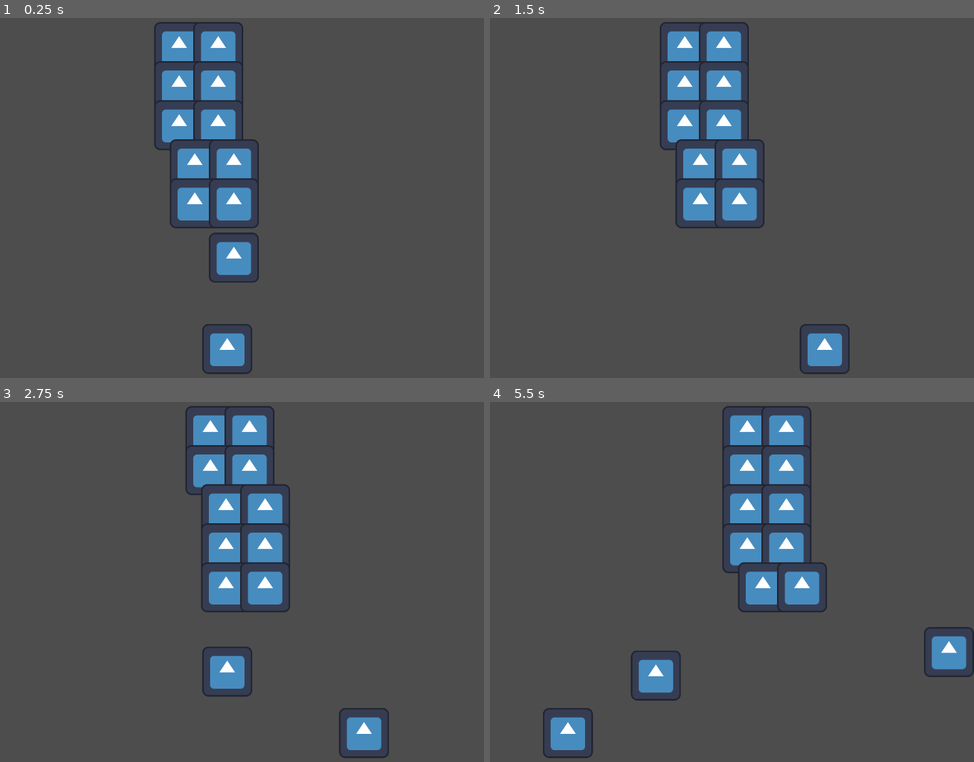
Above: before the commit, frames 1-4 (two rows, left to right).
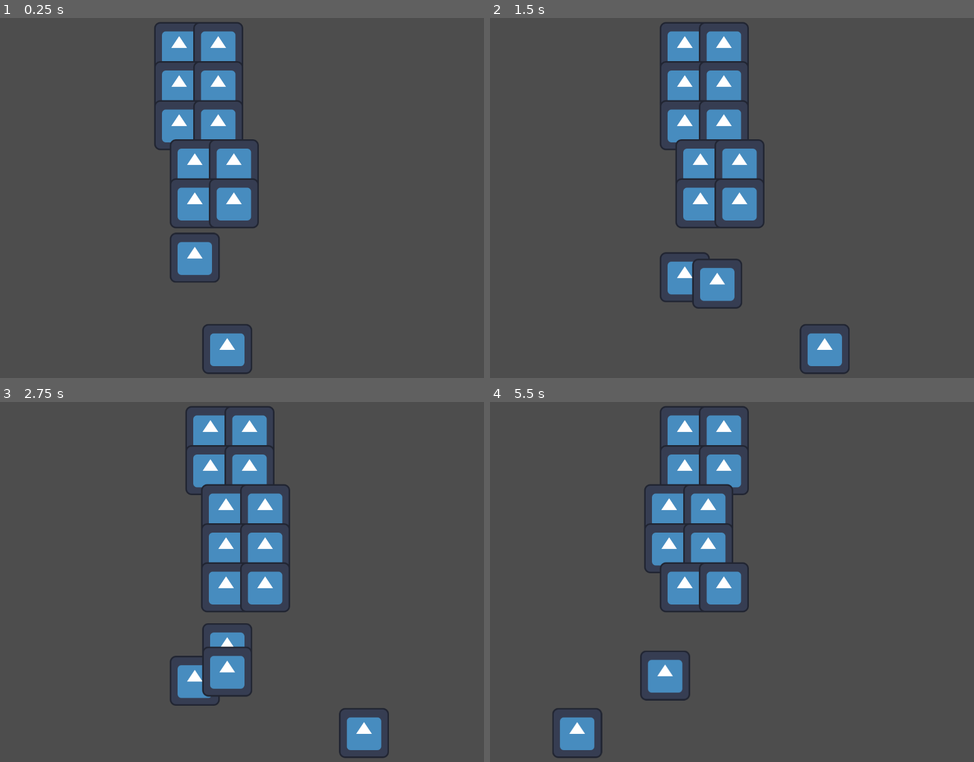
Above: after the commit, the same moments.

Repository: districtjackson/space-invaders
Game: Godot game, scene res://main.tscn
The game is run twice, just before and just after one commit, with the same random seed, the same clock (stepped at 60 frames per second) and the same inputs. The engine's default icon, where the game draws it, is replaced by a stand-in: a white triangle on a blue panel in a dark square.
Inputs:
- Up to frame 1 (0.25 s): no input
- Up to frame 2 (1.5 s): hold Right (right) 0.53-1.28 s; hold Space (shoot) 0.53-1.28 s; hold Left (left) from 1.28 s (still down); tap Space (shoot) at 1.35 s
- Up to frame 3 (2.75 s): release Left (left) at 2.03 s; hold Right (right) from 2.03 s (still down); hold Space (shoot) from 2.03 s (still down)
- Up to frame 4 (5.5 s): release Space (shoot) at 2.78 s; tap Space (shoot) at 2.85, 4.35 s; release Right (right) at 3.53 s; hold Space (shoot) 3.53-4.28 s; hold Left (left) from 3.53 s (still down); hold Space (shoot) from 5.03 s (still down)

The runs differ from the first frame. In frame 1, 1.6% of the frame differs, in the area x 35-54%, y 59-74%; in frame 2, 1.4%; in frame 3, 1.0%; in frame 4, 15%, in the area x 10-100%, y 1-99%.

Commit message:
Added main game loop
08/08/23

Diff:
--- a/Player.gd
+++ b/Player.gd
@@ -1,4 +1,6 @@
 extends Area2D
+
+signal life_lost
 
 @export var speed = 500
 @export var shoot_cooldown = 1000
@@ -36,3 +38,8 @@
 	rocket.position = Vector2(position.x, position.y - 130)
 	rocket.set_direction(1)
 	get_parent().add_child(rocket)
+
+
+func _on_area_entered(area):
+	life_lost.emit()
+	queue_free()
--- a/enemy.gd
+++ b/enemy.gd
@@ -14,3 +14,6 @@
 func _on_area_entered(area):
 	queue_free()
 	enemy_destroyed.emit()
+
+func destroy():
+	queue_free()
--- a/main.gd
+++ b/main.gd
@@ -4,6 +4,7 @@
 
 @export var enemy_scene: PackedScene
 @export var projectile_scene: PackedScene
+@export var player_scene: PackedScene
 
 var rocket_sprite = load("res://icon.svg")
 
@@ -32,13 +33,14 @@
 var enemy_row_movement_timer
 var direction_change_last_move = false
 var last_enemy_shot = 0
+var lives = 3
 
 # Called when the node enters the scene tree for the first time.
 func _ready():
-	_spawn_enemies()
 	enemy_row_movement_timer = float(enemy_movement_speed) / float(enemy_col_count) # All rows should move before the cycle restarts
 	enemy_shooting_cooldown *= 1000
-	_move_enemies()
+	lives = 3
+	_start_game()
 
 # Called every frame. 'delta' is the elapsed time since the previous frame.
 func _process(delta):
@@ -46,6 +48,22 @@
 		_shoot_enemies()
 		last_enemy_shot = Time.get_ticks_msec()
 
+func _start_game():
+
+	_spawn_player()
+	print("Starting game")
+	await _spawn_enemies()
+	_move_enemies()
+
+func _spawn_player():
+	var player = player_scene.instantiate()
+
+	player.position = Vector2(623, 873)
+
+	player.life_lost.connect(_on_player_life_lost)
+
+	add_child(player)
+
 func _spawn_enemies():
 	var y_tally = enemy_pos_y
 	var x_tally = enemy_pos_x
@@ -129,10 +147,10 @@
 	# off the count with each one (if a column has zero aliens, it doesn't count)
 	# Once the counter is chosen, find the lowest alien and shoot.
 
-	if(randf() > 0.8):
+	if(randf() < 0.2 and $Player != null):
+		_shoot_at_player()
+	else:
 		_shoot_randomly()
-	else:
-		_shoot_at_player()
 
 # Finds the closest enemy to shoot
 func _shoot_at_player():
@@ -192,3 +210,28 @@
 # Called when an enemy dies, telling main to decrease count of remaining enemies
 func change_enemy_count():
 	remaining_enemies -= 1
+
+func _on_player_life_lost():
+	lives -= 1
+
+	_reset_round()
+
+	if(lives <= 0):
+		_end_game()
+
+func _reset_round():
+	_clear_enemies()
+
+	_spawn_player()
+	_spawn_enemies()
+
+func _end_game():
+	_clear_enemies()
+	$Player.queue_free()
+	_start_game()
+
+func _clear_enemies():
+	# Delete all remaining enemies and projectiles
+	for i in self.get_children():
+		if(i.has_method("destroy")):
+			i.destroy()
--- a/main.tscn
+++ b/main.tscn
@@ -9,6 +9,7 @@
 script = ExtResource("1_ttow7")
 enemy_scene = ExtResource("2_w0tq7")
 projectile_scene = ExtResource("3_e8bls")
+player_scene = ExtResource("1_t7ckm")
 enemy_row_count = 2
 enemy_col_count = 5
 enemy_pos_x = 500
@@ -16,6 +17,3 @@
 enemy_hori_distance = 100
 enemy_vert_distance = 100
 enemy_hori_movement_distance = 40
-
-[node name="Player" parent="." instance=ExtResource("1_t7ckm")]
-position = Vector2(623, 873)
--- a/player.tscn
+++ b/player.tscn
@@ -16,3 +16,5 @@
 
 [node name="Sprite2D" type="Sprite2D" parent="."]
 texture = ExtResource("2_6110d")
+
+[connection signal="area_entered" from="." to="." method="_on_area_entered"]
--- a/projectile.gd
+++ b/projectile.gd
@@ -19,9 +19,11 @@
 	if(position.y <= 0 - projectile_length or position.y >= screen_size.y + projectile_length):
 		queue_free()
 
-
 func _on_area_entered(area):
 	queue_free()
 
 func set_direction(d):
 	direction = d
+
+func destroy():
+	queue_free()
